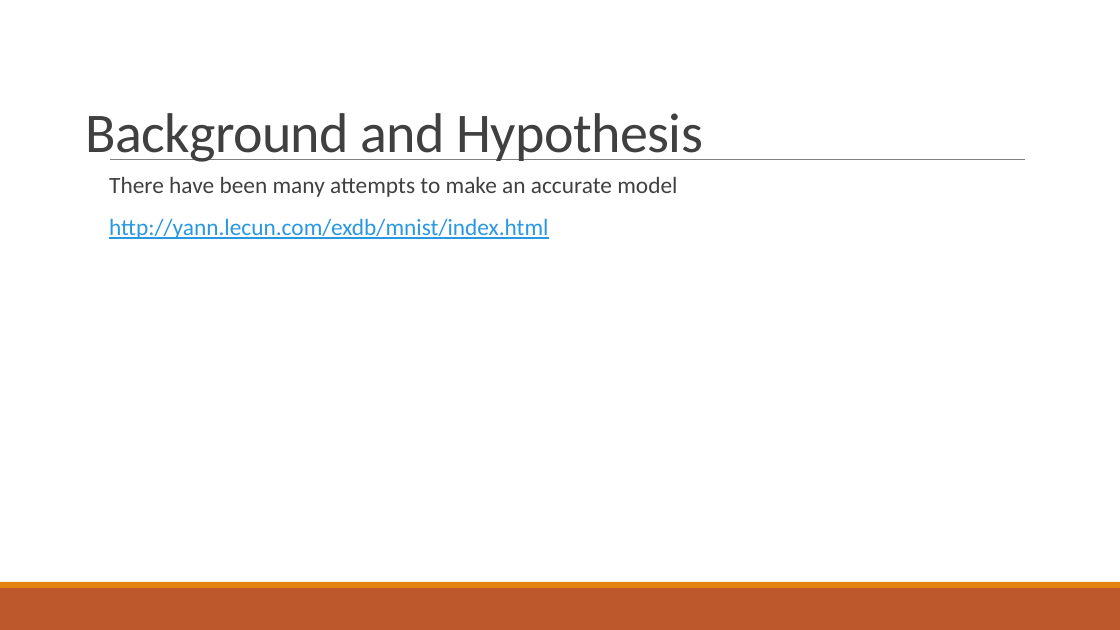
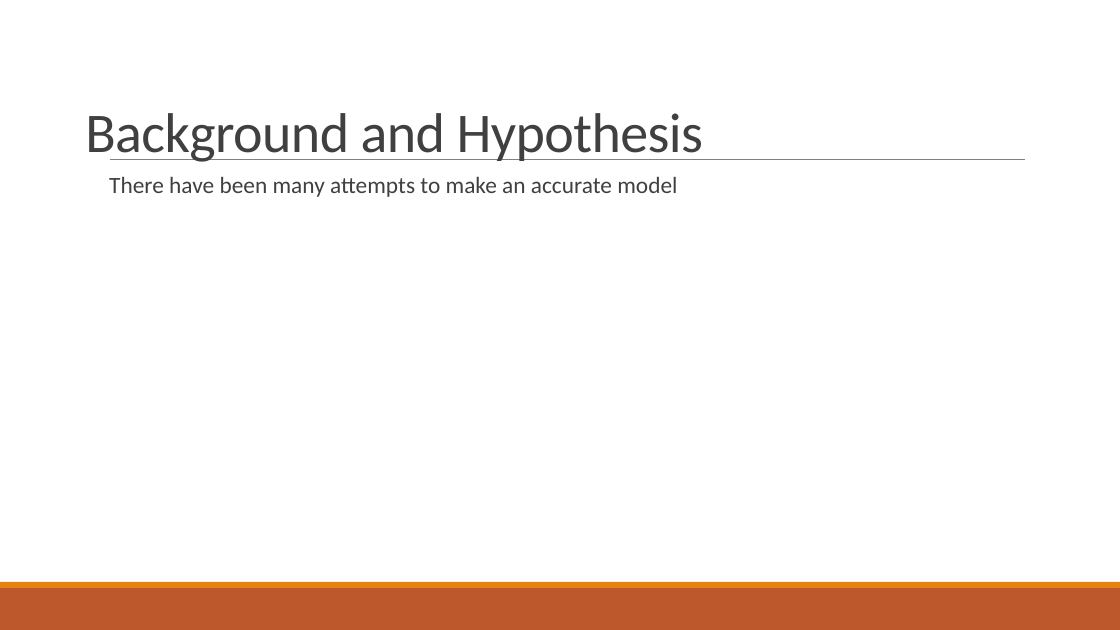
Before and after one commit to Gingerbreed/ArtificialIntelligence404, a slide deck: slide 5 of baler-prj/presentation/baker-MNIST.pptx. Drawn at 1120x630 pixels with LibreOffice and Linux fonts; fonts in the diff are those of the drawing. Boxes give left, top, right and bottom in pixels: in the first picture for what was removed or moved away, otherwise in the second. Text is boxed around its words. In the diff, an @@ line names an element or a change of style, - is before the commit and + after.

Commit message:
one minor tweak

```diff
--- a/baler-prj/presentation/baker-MNIST.pptx
+++ b/baler-prj/presentation/baker-MNIST.pptx
@@ text at (109, 218, 548, 239): paragraph removed @@
-  http://yann.lecun.com/exdb/mnist/index.html
```
